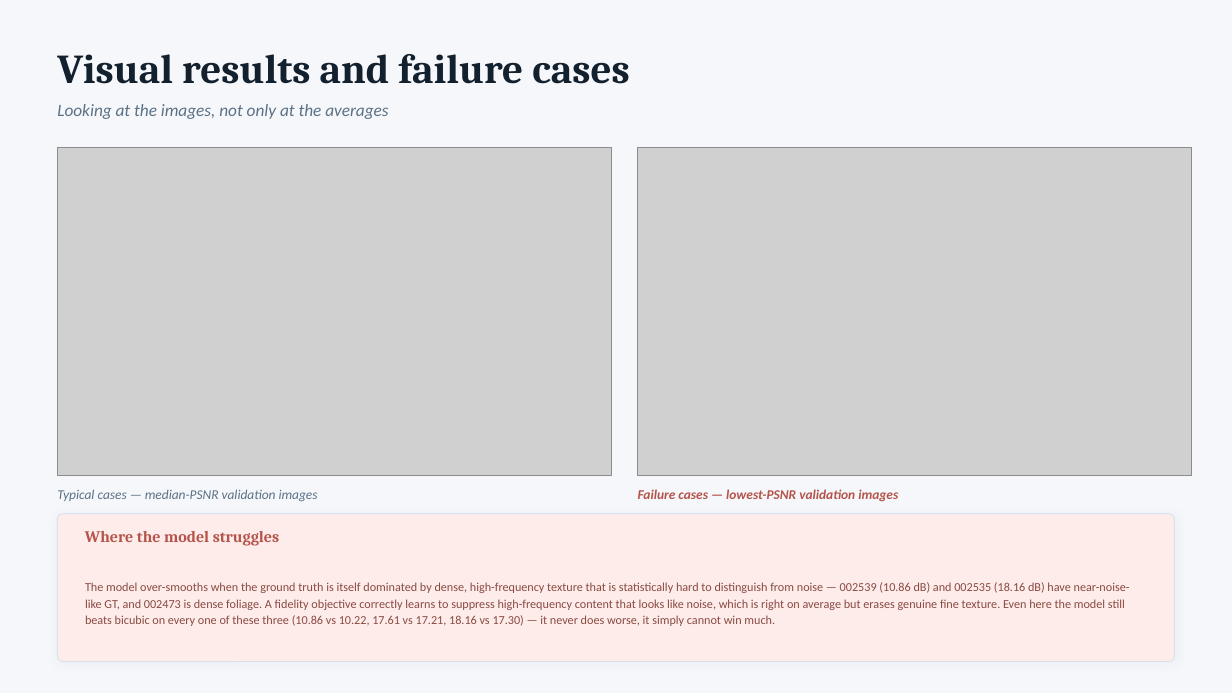
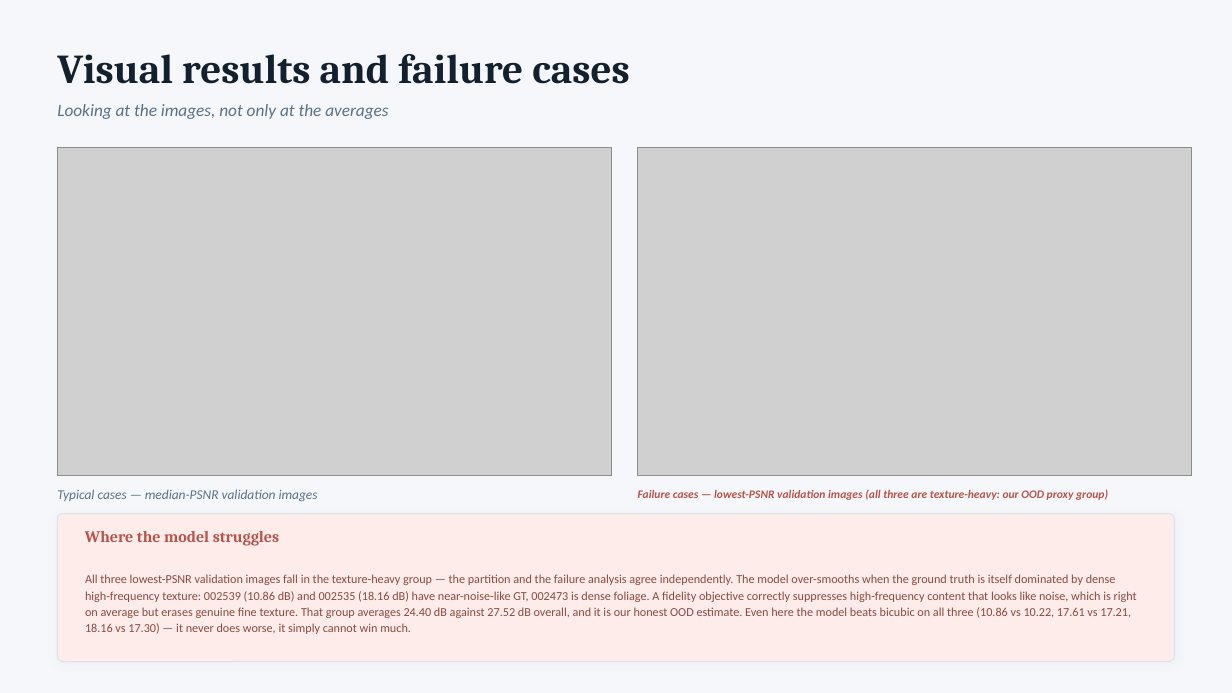
Before and after one commit to shaheeeeeeeeem/kla-restoration, a slide deck: slide 11 of solution_presentation.pptx. Drawn at 1232x693 pixels with LibreOffice and Linux fonts; fonts in the diff are those of the drawing; grey boxes stand for pictures. Boxes give left, top, right and bottom in pixels: in the first picture for what was removed or moved away, otherwise in the second. Text is boxed around its words. In the diff, an @@ line names an element or a change of style, - is before the commit and + after.

```diff
--- a/solution_presentation.pptx
+++ b/solution_presentation.pptx
@@ text at bbox=[638, 489, 1108, 500]: text changed; size 10.5 to 9 pt @@
-Failure cases — lowest-PSNR validation images
+Failure cases — lowest-PSNR validation images (all three are texture-heavy: our OOD proxy group)
@@ text at bbox=[85, 574, 1137, 634]: text changed @@
-The model over-smooths when the ground truth is itself dominated by dense, high-frequency texture that is statistically hard to distinguish from noise — 002539 (10.86 dB) and 002535 (18.16 dB) have near-noise-like GT, and 002473 is dense foliage. A fidelity objective correctly learns to suppress high-frequency content that looks like noise, which is right on average but erases genuine fine texture. Even here the model still beats bicubic on every one of these three (10.86 vs 10.22, 17.61 vs 17.21, 18.16 vs 17.30) — it never does worse, it simply cannot win much.
+All three lowest-PSNR validation images fall in the texture-heavy group — the partition and the failure analysis agree independently. The model over-smooths when the ground truth is itself dominated by dense high-frequency texture: 002539 (10.86 dB) and 002535 (18.16 dB) have near-noise-like GT, 002473 is dense foliage. A fidelity objective correctly suppresses high-frequency content that looks like noise, which is right on average but erases genuine fine texture. That group averages 24.40 dB against 27.52 dB overall, and it is our honest OOD estimate. Even here the model beats bicubic on all three (10.86 vs 10.22, 17.61 vs 17.21, 18.16 vs 17.30) — it never does worse, it simply cannot win much.
```
Also in this commit, not shown: 1 other slide changed, 8 other files.
